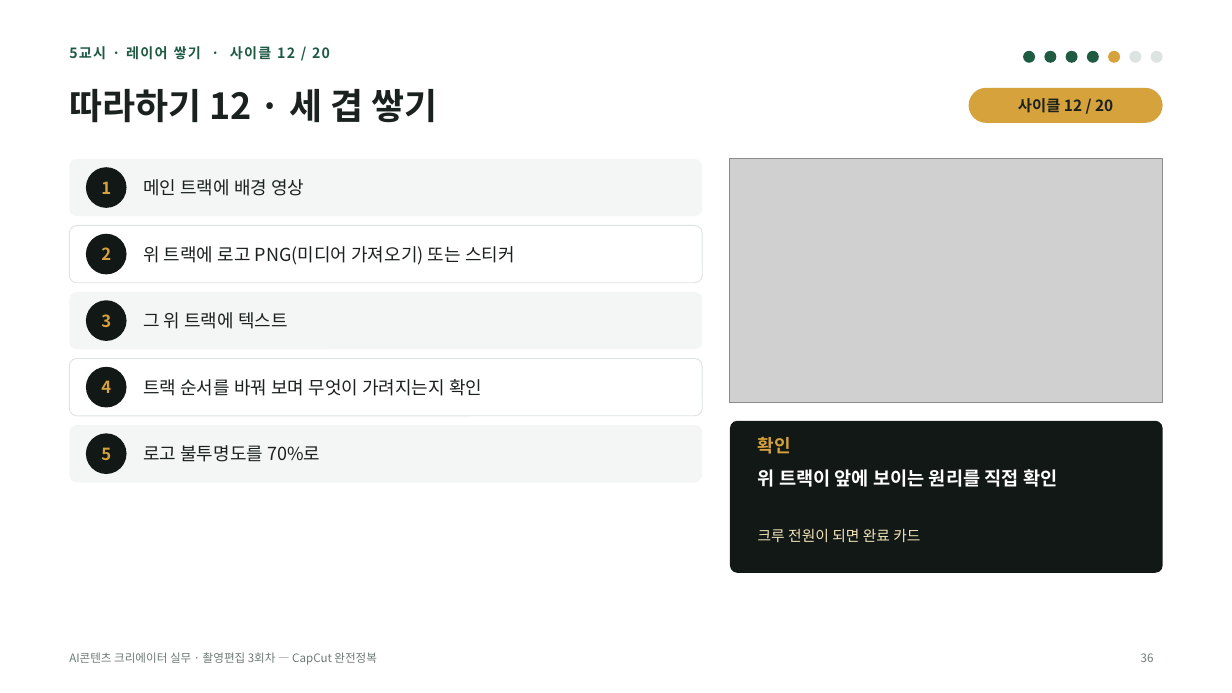
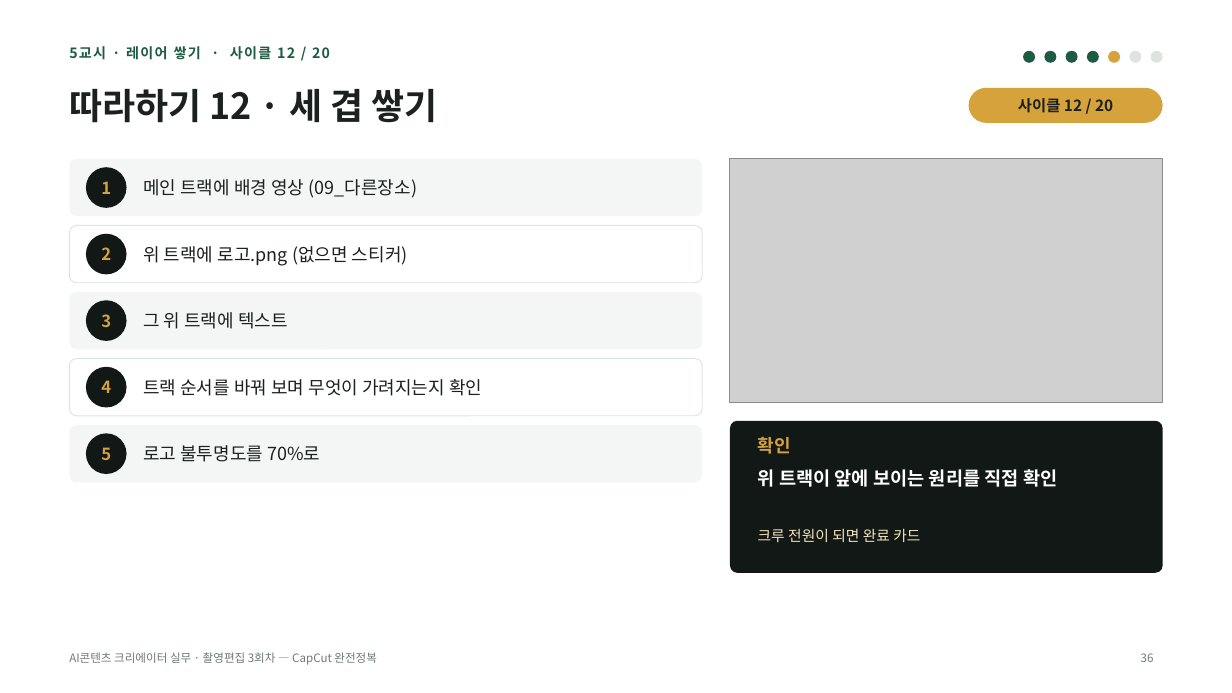
Before and after one commit to yujida/MARUBIT, a slide deck: slide 36 of lectures/03/3회차_CapCut완전정복_슬라이드.pptx. Drawn at 1232x693 pixels with LibreOffice and Linux fonts; fonts in the diff are those of the drawing; grey boxes stand for pictures. Boxes give left, top, right and bottom in pixels: in the first picture for what was removed or moved away, otherwise in the second. Text is boxed around its words. In the diff, an @@ line names an element or a change of style, - is before the commit and + after.

```diff
--- a/lectures/03/3회차_CapCut완전정복_슬라이드.pptx
+++ b/lectures/03/3회차_CapCut완전정복_슬라이드.pptx
@@ text at [143,179,418,198]: text changed @@
-메인 트랙에 배경 영상
+메인 트랙에 배경 영상 (09_다른장소)
@@ text at [143,246,408,266]: text changed @@
-위 트랙에 로고 PNG(미디어 가져오기) 또는 스티커
+위 트랙에 로고.png (없으면 스티커)
```
Also in this commit, not shown: 22 other slides changed, 2 slides added, 4 other files.
